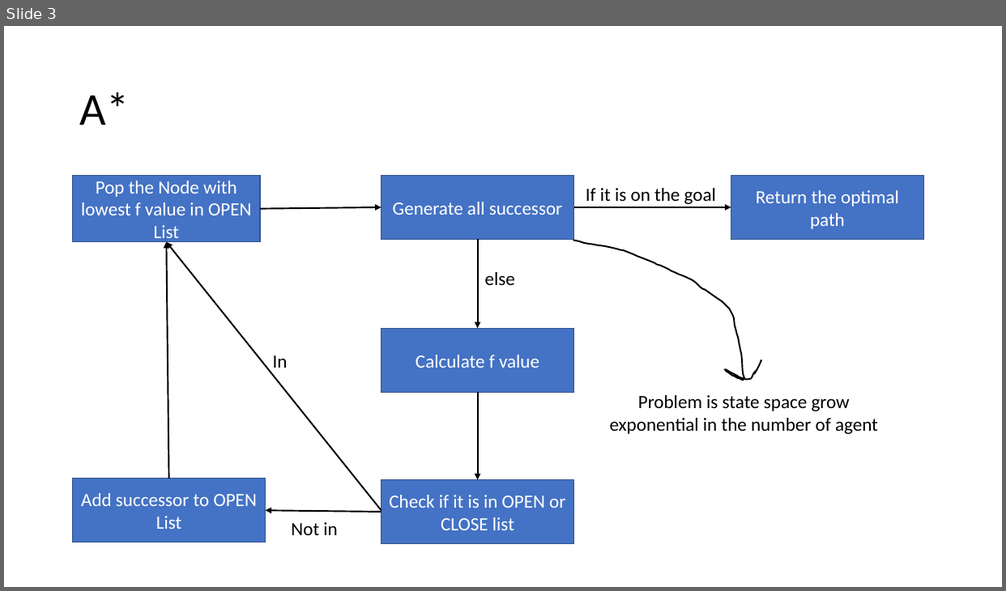
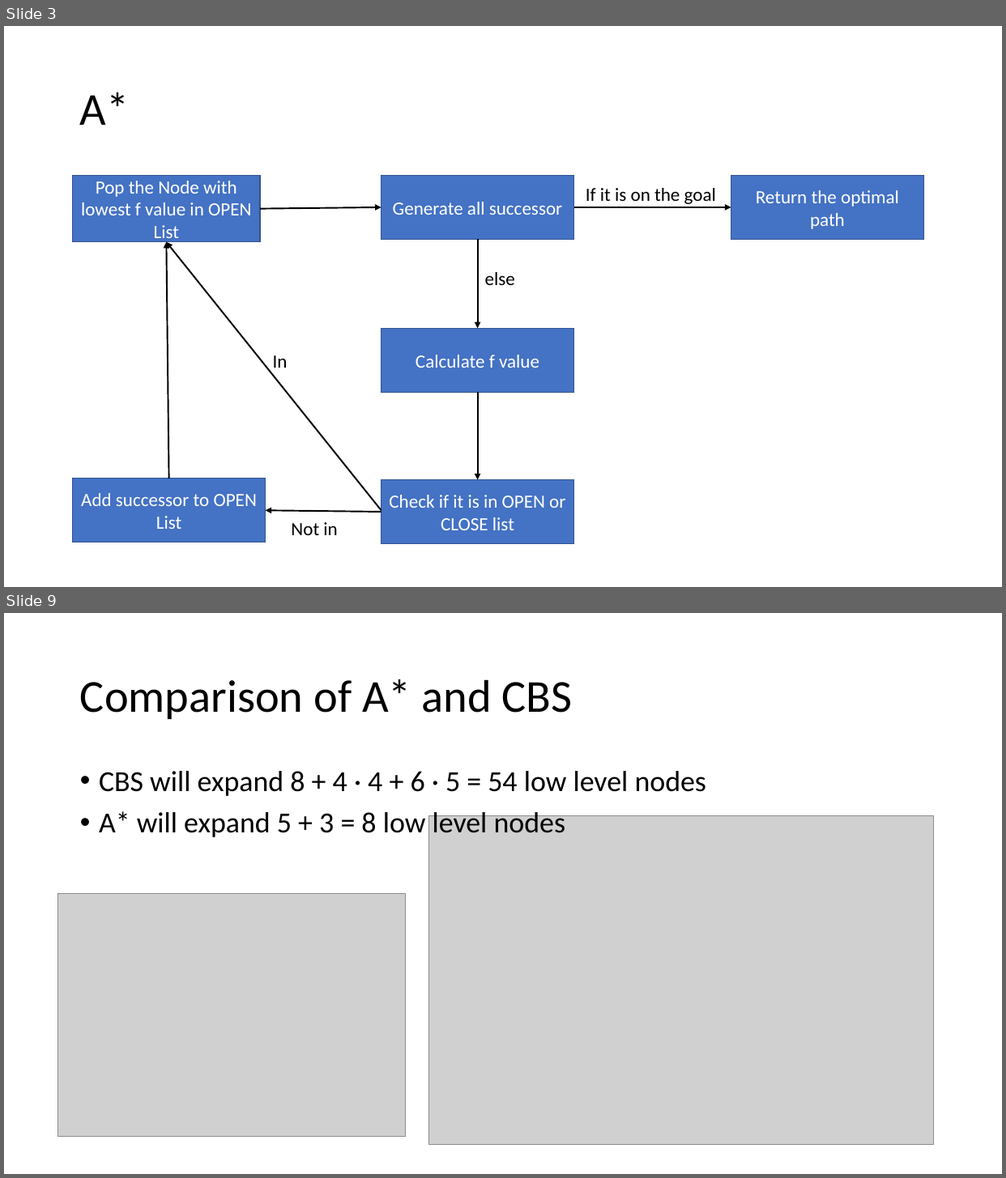
Before and after one commit to DemirDorukDilek/CBS, a slide deck: dahahilipls.pptx. Shown one above the other, each under a label of ours: slide 3 before the commit, slides 3 and 9 after it; the slides between them are not shown. The pictures are 1006x591 and 1006x1178 pixels, drawn with LibreOffice and Linux fonts; fonts in the diff are those of the drawing; grey boxes stand for pictures. Boxes give left, top, right and bottom in pixels: in the first picture for what was removed or moved away, otherwise in the second. Text is boxed around its words. In the diff, an @@ line names an element or a change of style, - is before the commit and + after.

```diff
--- a/dahahilipls.pptx
+++ b/dahahilipls.pptx
@@ slide 9 added at [4,613,1002,1174], background #FFFFFF @@
@@ title added at [80,679,573,719], 44 pt, text #000000 @@
+Comparison of A* and CBS
@@ text added at [99,771,706,837], 28 pt, text #000000 @@
+• CBS will expand 8 + 4 · 4 + 6 · 5 = 54 low level nodes
+• A* will expand 5 + 3 = 8 low level nodes
@@ picture added at [428,815,933,1144] @@
@@ picture added at [58,894,405,1137] @@
@@ slide 3 changed as well @@
@@ freeform shape removed at [573,240,761,380] @@
@@ text removed at [610,395,878,434] @@
-Problem is state space grow exponential in the number of agent
```
Also in this commit, not shown: 9 other slides added, 1 slide removed.
